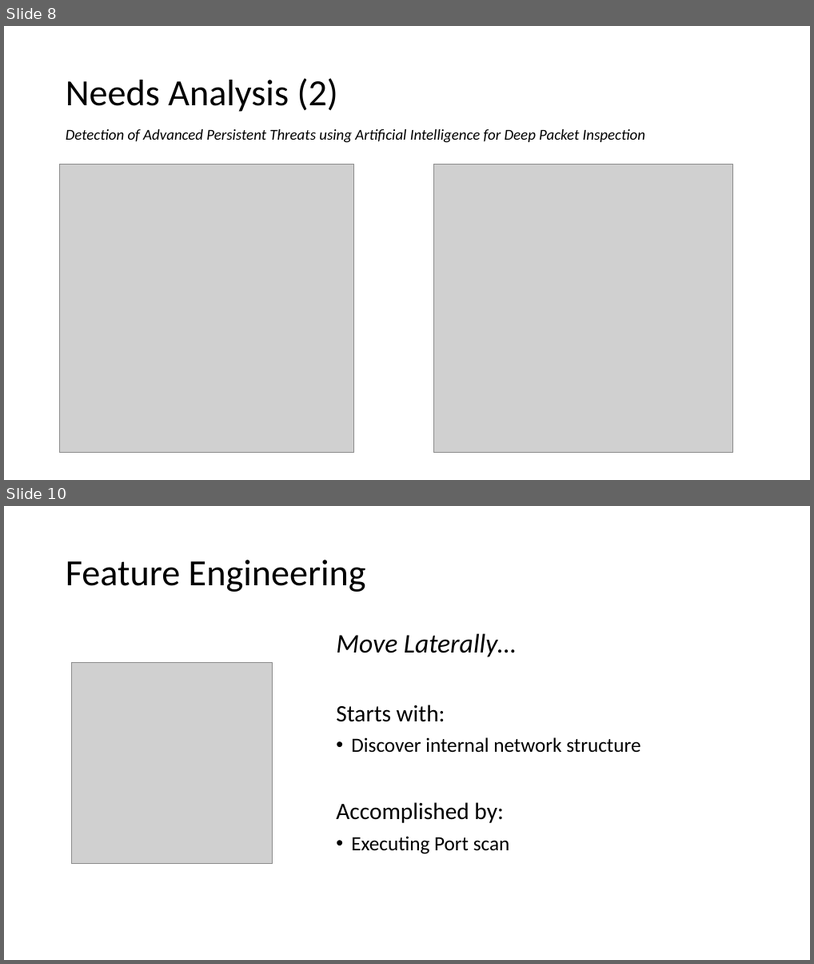
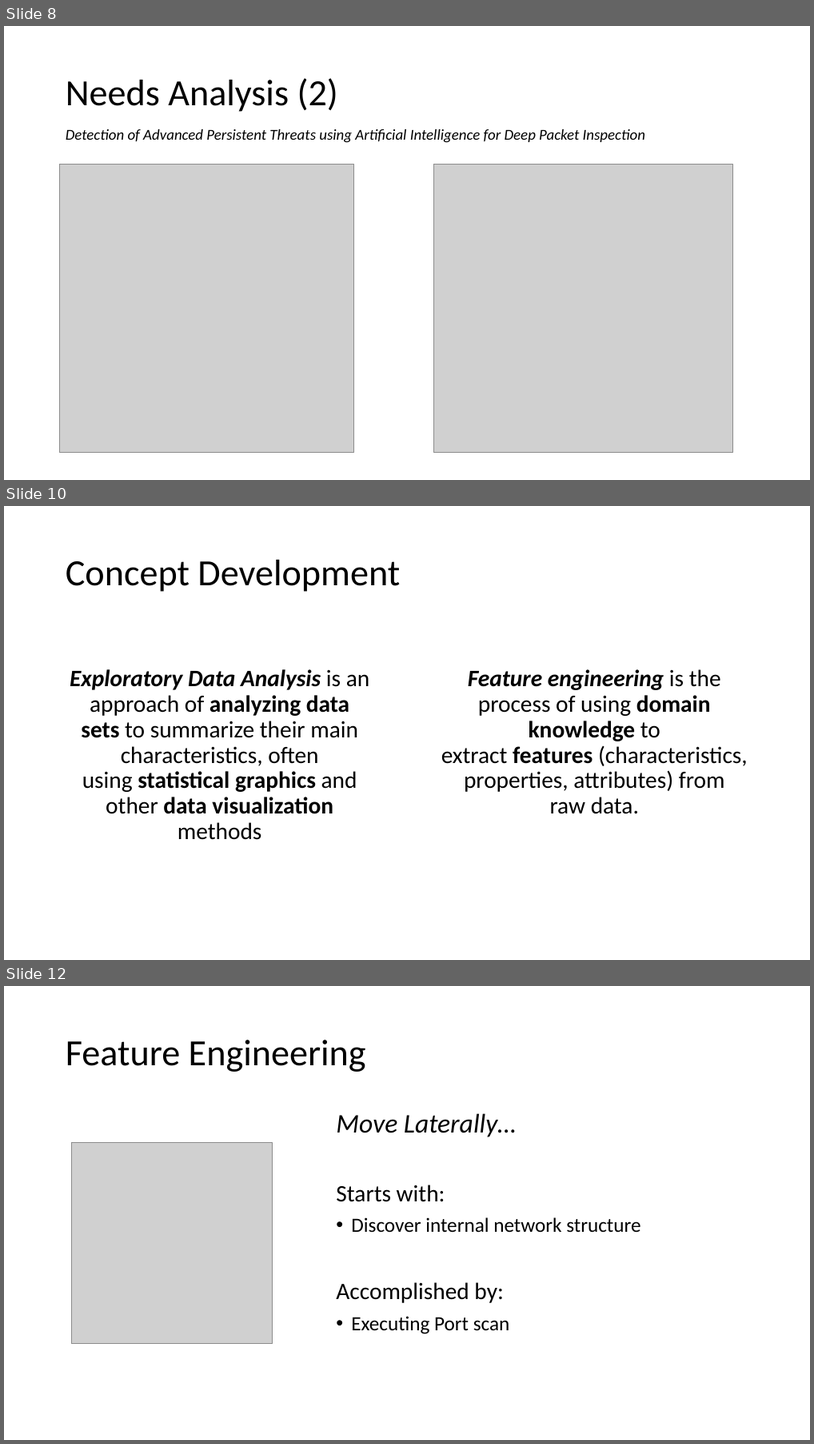
Before and after one commit to ejdoff/cyberhunt2021, a slide deck: ATW_APT_Presentation/EDA-Presentation.pptx. Shown one above the other, each under a label of ours: slides 8 and 10 before the commit, slides 8, 10 and 12 after it; the slides between them are not shown. The pictures are 814x964 and 814x1444 pixels, drawn with LibreOffice and Linux fonts; fonts in the diff are those of the drawing; grey boxes stand for pictures. Boxes give left, top, right and bottom in pixels: in the first picture for what was removed or moved away, otherwise in the second. Text is boxed around its words. In the diff, an @@ line names an element or a change of style, - is before the commit and + after.

Commit message:
Added placeholder for EDA part and introduced the EDA and Feature Engineering approach

```diff
--- a/ATW_APT_Presentation/EDA-Presentation.pptx
+++ b/ATW_APT_Presentation/EDA-Presentation.pptx
@@ slide 10 added at [4,506,810,960], background #FFFFFF @@
@@ title added at [66,560,400,592], 44 pt, text #000000 @@
+Concept Development
@@ text added at [70,669,370,840], 28 pt, text #000000, bold @@
+Exploratory Data Analysis is an approach of analyzing data sets to summarize their main characteristics, often using statistical graphics and other data visualization methods
@@ text added at [442,669,748,814], 28 pt, text #000000 @@
+Feature engineering is the process of using domain knowledge to extract features (characteristics, properties, attributes) from raw data.
@@ what was slide 10 is now slide 12 @@
```
Also in this commit, not shown: 1 slide changed, 1 other slide added.
